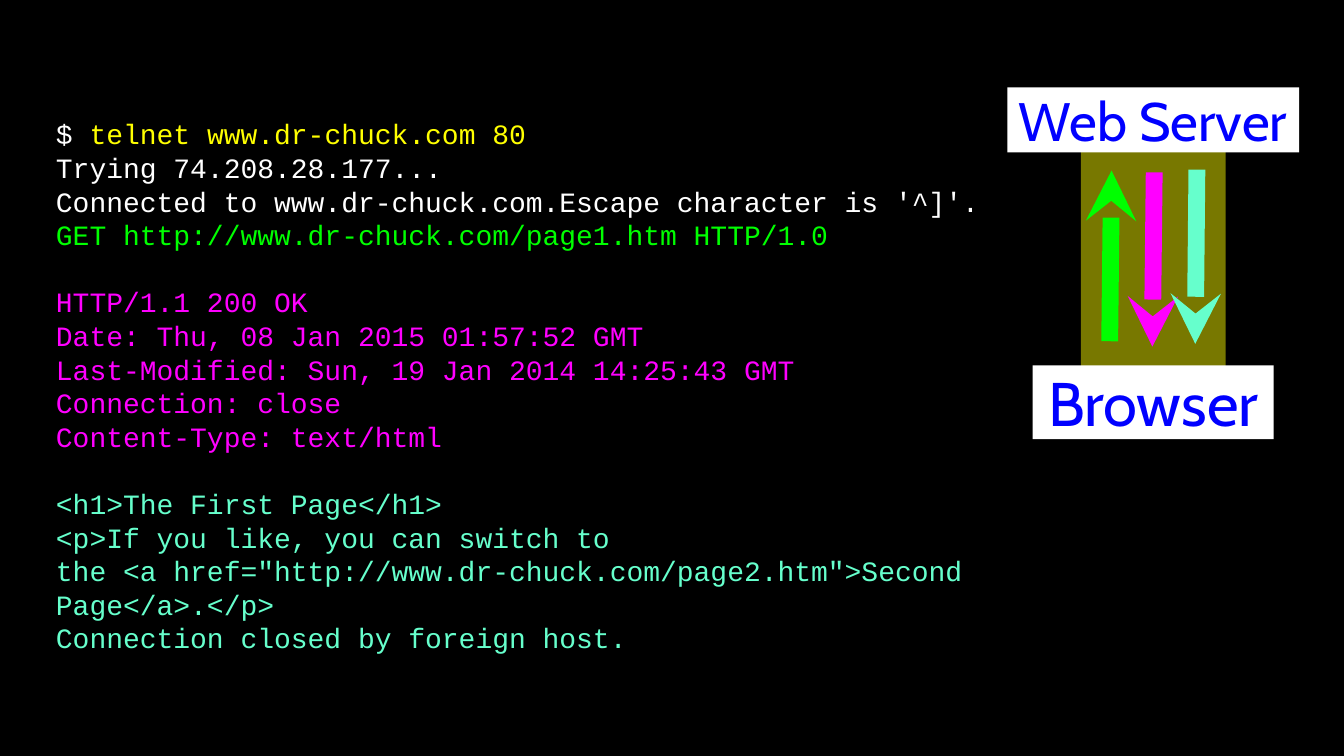
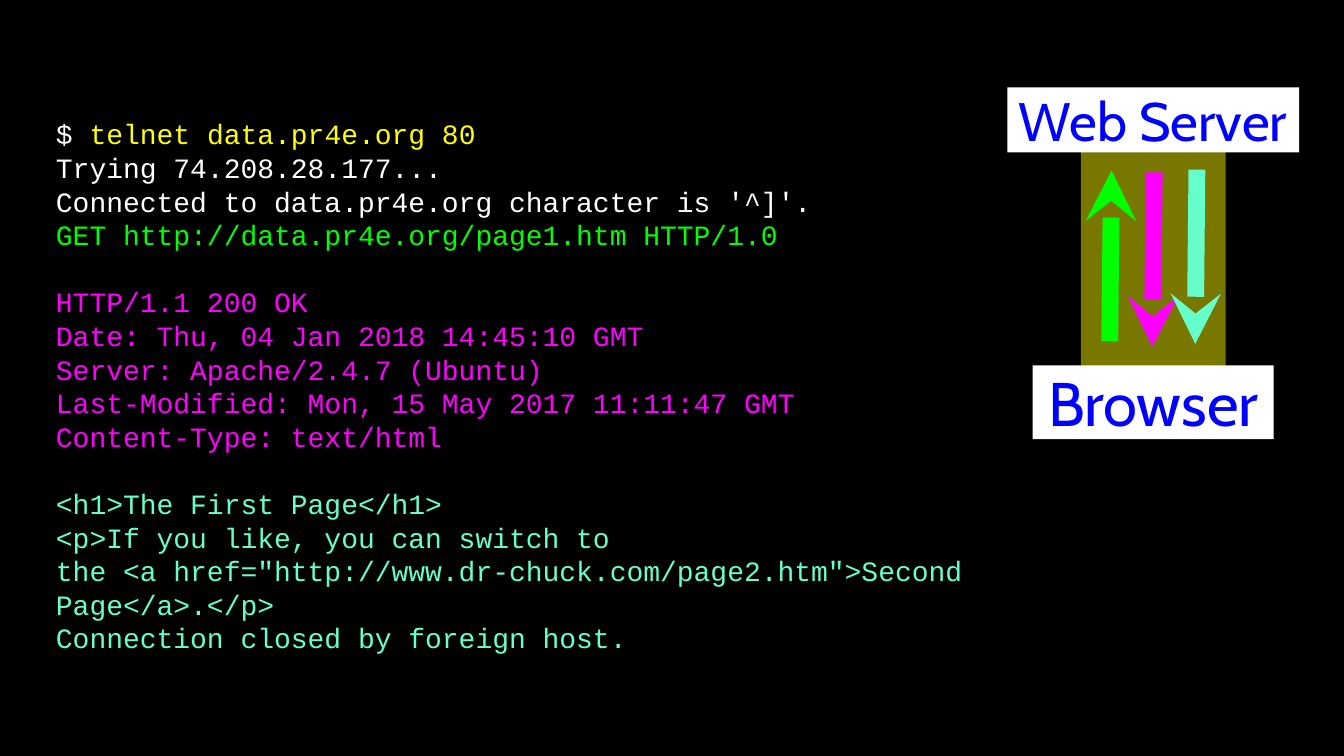
Before and after one commit to csev/wa4e, a slide deck: slide 15 of lectures/Web-01-HTTP.ppt. Drawn at 1344x756 pixels with LibreOffice and Linux fonts; fonts in the diff are those of the drawing. Boxes give left, top, right and bottom in pixels: in the first picture for what was removed or moved away, otherwise in the second. Text is boxed around its words. In the diff, an @@ line names an element or a change of style, - is before the commit and + after.

Commit message:
Update slides

```diff
--- a/lectures/Web-01-HTTP.ppt
+++ b/lectures/Web-01-HTTP.ppt
@@ text at [90, 125, 476, 150]: text changed @@
-$ telnet www.dr-chuck.com 80
+$ telnet data.pr4e.org 80
@@ text at [56, 192, 777, 251]: text changed; text colour #FFFFFF to #00FF00 @@
-Connected to www.dr-chuck.com.Escape character is '^]'.
-GET http://www.dr-chuck.com/page1.htm HTTP/1.0
+Connected to data.pr4e.org character is '^]'.
+GET http://data.pr4e.org/page1.htm HTTP/1.0
@@ text at [56, 326, 794, 419]: text changed @@
-Date: Thu, 08 Jan 2015 01:57:52 GMT
-Last-Modified: Sun, 19 Jan 2014 14:25:43 GMT
-Connection: close
+Date: Thu, 04 Jan 2018 14:45:10 GMT
+Server: Apache/2.4.7 (Ubuntu)
+Last-Modified: Mon, 15 May 2017 11:11:47 GMT
```
